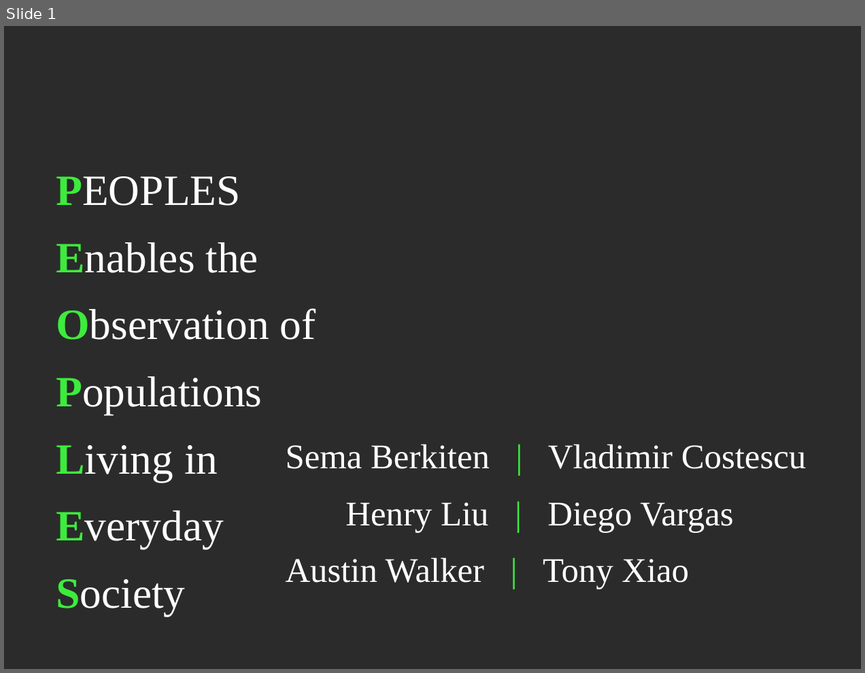
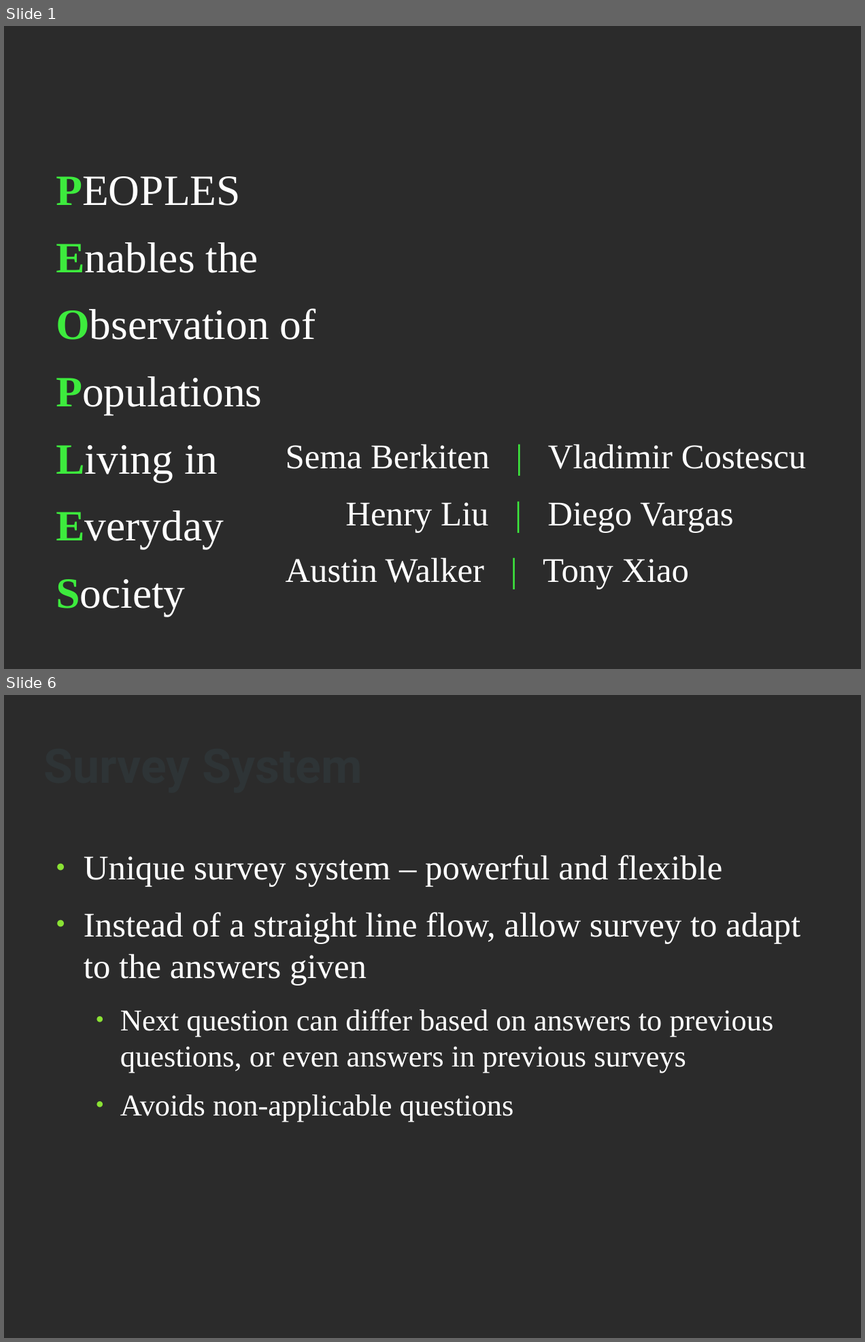
Before and after one commit to aewalker/Survey-Droid, a slide deck: doc/presentation-slides.odp. Shown one above the other, each under a label of ours: slide 1 before the commit, slides 1 and 6 after it; the slides between them are not shown. The pictures are 865x673 and 865x1342 pixels, drawn with LibreOffice and Linux fonts; fonts in the diff are those of the drawing; background and template pictures are left out; a plain dark background stands for a picture behind light text. Boxes give left, top, right and bottom in pixels: in the first picture for what was removed or moved away, otherwise in the second. Text is boxed around its words. In the diff, an @@ line names an element or a change of style, - is before the commit and + after.

```diff
--- a/doc/presentation-slides.odp
+++ b/doc/presentation-slides.odp
@@ slide 6 added at [4, 695, 861, 1338], background picture (left out) @@
@@ text added at [84, 855, 800, 1121], 28 pt, text #FFFFFF @@
+● Unique survey system – powerful and flexible
+● Instead of a straight line flow, allow survey to adapt to the answers given
+  ● Next question can differ based on answers to previous questions, or even answers in previous surveys
+  ● Avoids non-applicable questions
@@ title added at [194, 860, 390, 887], 44 pt, text #2E3436, bold @@
+Survey System
```
Also in this commit, not shown: 12 other slides added, 1 slide removed, 1 other file.
